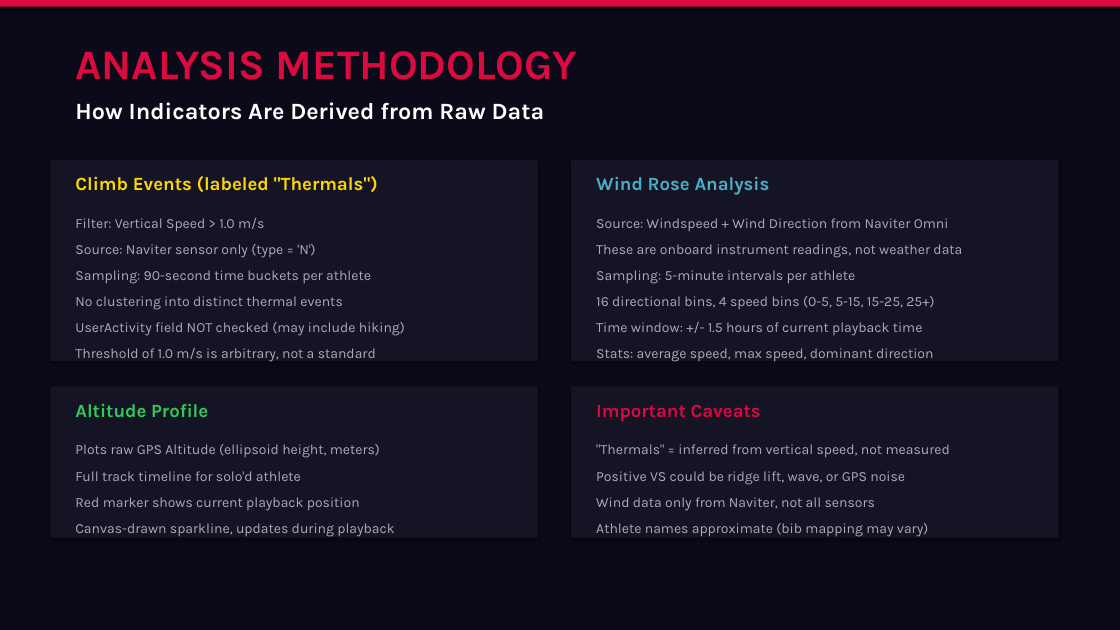
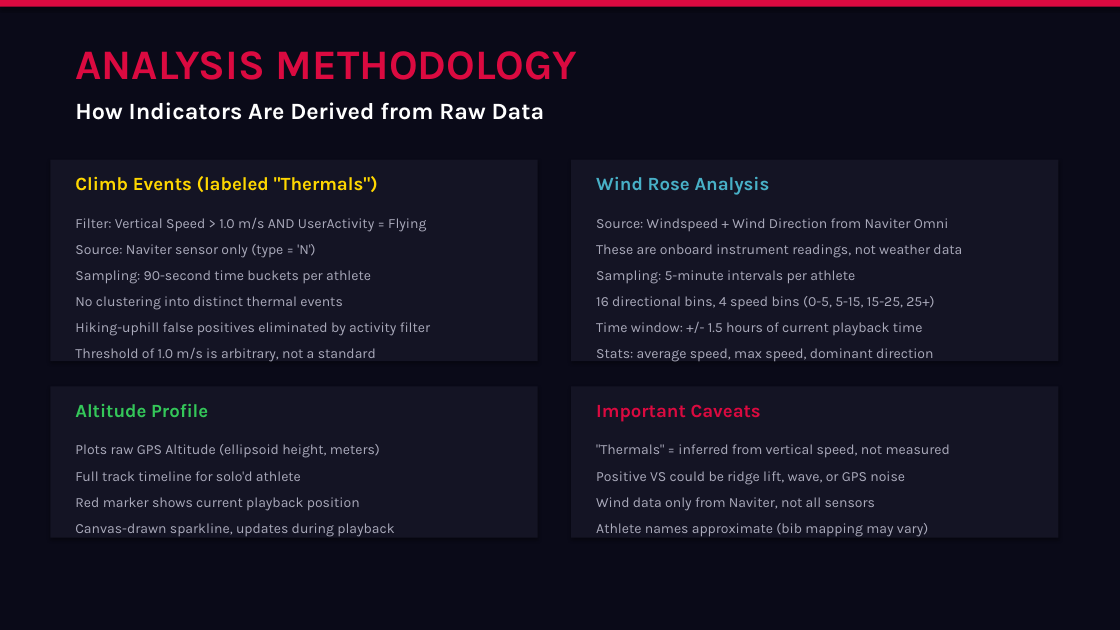
Before and after one commit to garridolecca/redbull-xalps-3d, a slide deck: slide 5 of RedBull_XAlps_2025_Dashboard.pptx. Drawn at 1120x630 pixels with LibreOffice and Linux fonts; fonts in the diff are those of the drawing. Boxes give left, top, right and bottom in pixels: in the first picture for what was removed or moved away, otherwise in the second. Text is boxed around its words. In the diff, an @@ line names an element or a change of style, - is before the commit and + after.

```diff
--- a/RedBull_XAlps_2025_Dashboard.pptx
+++ b/RedBull_XAlps_2025_Dashboard.pptx
@@ text at (75, 218, 426, 232): text changed @@
-Filter: Vertical Speed > 1.0 m/s
+Filter: Vertical Speed > 1.0 m/s AND UserActivity = Flying
@@ text at (75, 322, 430, 336): text changed @@
-UserActivity field NOT checked (may include hiking)
+Hiking-uphill false positives eliminated by activity filter
```
Also in this commit, not shown: 3 other slides changed, 2 other files.
